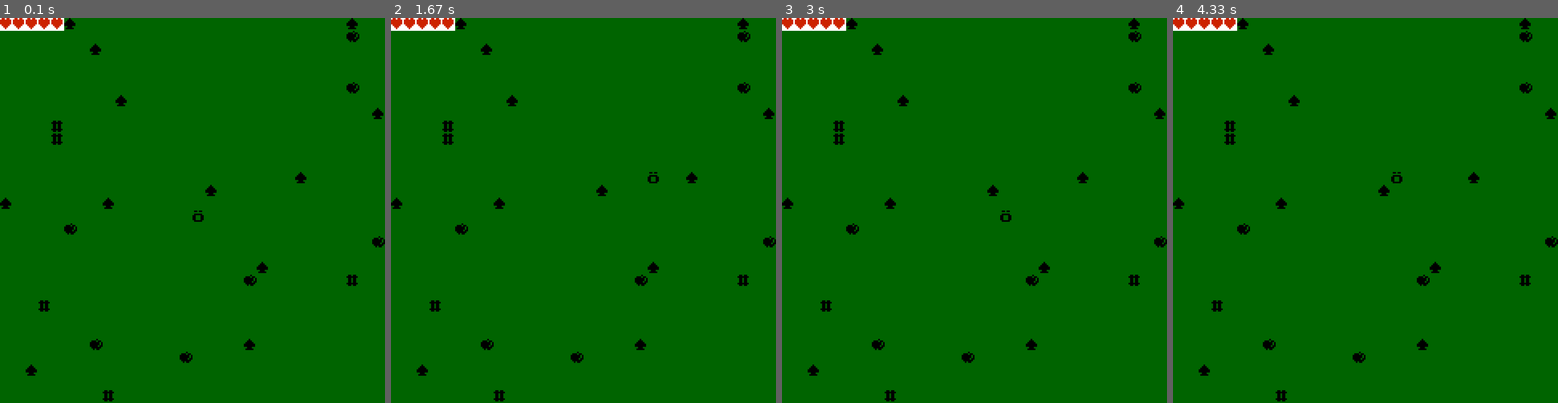
Above: before the commit, frames 1-4 (left to right).
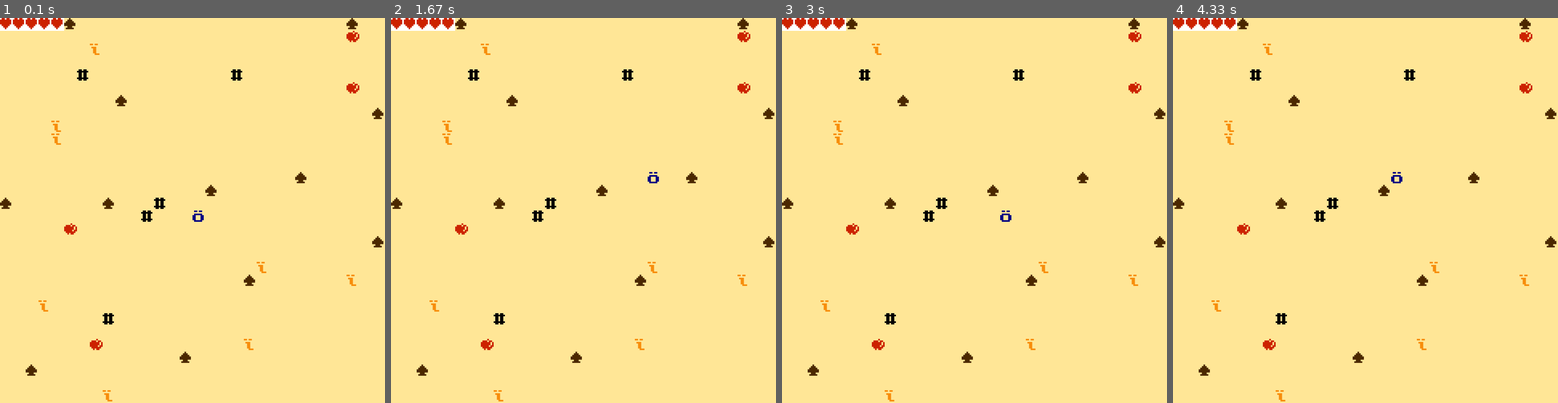
Above: after the commit, the same moments.

Repository: EuMiguelll/Projeto-Python-Individual-EuMiguel
Game: pygame game, started from codigo/jogo.py
The game is run twice, just before and just after one commit, with the same random seed, the same clock (stepped at 60 frames per second) and the same inputs.
Inputs:
- Up to frame 1 (0.1 s): no input
- Up to frame 2 (1.67 s): hold Right 0.33-0.8 s; hold Up 0.83-1.28 s; hold Right from 1.32 s (still down)
- Up to frame 3 (3 s): release Right at 1.8 s; hold Left 1.83-2.37 s; hold Down 2.4-2.92 s; hold Left from 2.95 s (still down)
- Up to frame 4 (4.33 s): release Left at 3.48 s; hold Up 3.52-4.05 s; hold Right from 4.08 s (still down)

The runs differ from the first frame. In frame 1, 99% of the frame differs, in the area x 0-100%, y 0-100%; in frame 2, 99%; in frame 3, 99%; in frame 4, 99%.

Commit message:
implementa colisao, imprime mensagem da colisao

Diff:
--- a/codigo/constantes.py
+++ b/codigo/constantes.py
@@ -10,8 +10,10 @@
 VERDE_ESCURO = [0, 100, 0]
 AZUL = [0, 0, 130]
 AMARELO = [255, 255, 0]
+AMARELO_PRAIA = [255, 230, 150]
 VERMELHO = [255, 0, 0]
 VERMELHO_ESCURO = [204, 34,0]
+LARANJA = [247, 141, 11]
 ROXO = [200, 0, 200]
 MARROM_ESCURO = [100, 50, 0]
 MARROM_MAIS_ESCURO = [75, 40, 0]
--- a/codigo/inicializacao.py
+++ b/codigo/inicializacao.py
@@ -99,8 +99,9 @@
     # Cria outros objetos do mapa
     posicoes_ocupadas = [pos_jogador]
     objetos = []
-    objetos += gera_objetos(8, CORACAO, VERMELHO, largura_mapa, altura_mapa, posicoes_ocupadas)
+    objetos += gera_objetos(5, CORACAO, VERMELHO, largura_mapa, altura_mapa, posicoes_ocupadas)
     objetos += gera_objetos(12, ESPINHO, VERDE_CLARO, largura_mapa, altura_mapa, posicoes_ocupadas)
+    objetos += gera_objetos(8, MONSTRO, MARROM_ESCURO, largura_mapa, altura_mapa, posicoes_ocupadas)
     objetos += gera_objetos(5, PAREDE, MARROM_ESCURO, largura_mapa, altura_mapa, posicoes_ocupadas)
 
     return {
--- a/codigo/tela_jogo.py
+++ b/codigo/tela_jogo.py
@@ -16,7 +16,7 @@
     #desenha a tela
     for y in range(altura_tela):
         for x in range(largura_tela):
-            motor.desenha_string(janela, x, y, " ", VERDE_ESCURO, VERDE_ESCURO)
+            motor.desenha_string(janela, x, y, " ", AMARELO_PRAIA, AMARELO_PRAIA)
 
     #Desenha vida com caveiras no espaco restante
     string_vida = (estado["vidas"]*VIDA)+(estado["max_vidas"]-estado["vidas"])*DANO
@@ -27,14 +27,16 @@
     #desenha os espinhos e o coracao e parede
     for objeto in estado["objetos"]:
         if objeto["tipo"] == ESPINHO:
-            motor.desenha_string(janela, objeto["posicao"][0], objeto["posicao"][1], ESPINHO, VERDE_ESCURO, PRETO)
+            motor.desenha_string(janela, objeto["posicao"][0], objeto["posicao"][1], ESPINHO, AMARELO_PRAIA, MARROM_MAIS_ESCURO)
         elif objeto["tipo"] == CORACAO:
-            motor.desenha_string(janela, objeto["posicao"][0], objeto["posicao"][1], CORACAO, VERDE_ESCURO, PRETO)
+            motor.desenha_string(janela, objeto["posicao"][0], objeto["posicao"][1], CORACAO, AMARELO_PRAIA, VERMELHO_ESCURO)
         elif objeto["tipo"] == PAREDE:
-            motor.desenha_string(janela, objeto["posicao"][0], objeto["posicao"][1], PAREDE,VERDE_ESCURO, PRETO)
+            motor.desenha_string(janela, objeto["posicao"][0], objeto["posicao"][1], PAREDE,AMARELO_PRAIA, PRETO)
+        elif objeto["tipo"] == MONSTRO:
+            motor.desenha_string(janela, objeto["posicao"][0], objeto["posicao"][1], MONSTRO, AMARELO_PRAIA, LARANJA)
 
     #desenha o personagem principal
-    motor.desenha_string(janela, estado["pos_jogador"][0], estado["pos_jogador"][1], JOGADOR, VERDE_ESCURO, PRETO)
+    motor.desenha_string(janela, estado["pos_jogador"][0], estado["pos_jogador"][1], JOGADOR, AMARELO_PRAIA, AZUL)
 
     #desenha as mensagens
     motor.desenha_string(janela,0, 29, estado['mensagem'], BRANCO, PRETO )
@@ -56,16 +58,21 @@
     #andar direita e esquerda
     if tecla == motor.SETA_DIREITA and estado["pos_jogador"][0] < 29 :
         estado["pos_jogador"][0]+=1
+        moveu = "direita"
     if tecla == motor.SETA_ESQUERDA and estado["pos_jogador"][0] > 0:
         estado["pos_jogador"][0]-=1
+        moveu = "esquerda"
     #andar cima e baixo
     if tecla == motor.SETA_CIMA and estado["pos_jogador"][1] > 0:
         estado["pos_jogador"][1]-=1
+        moveu = "cima"
     if tecla == motor.SETA_BAIXO and estado["pos_jogador"][1] < 29:
         estado["pos_jogador"][1]+=1
+        moveu = "baixo"
 
 
     #checa se o jogador está tocando em um espinho ou coracao ou parede
+
     for objeto in estado["objetos"]:
         if objeto["tipo"] == ESPINHO:
             if objeto["posicao"] == estado["pos_jogador"]:
@@ -81,7 +88,15 @@
                 estado["objetos"].remove(objeto)
         elif objeto["tipo"] == PAREDE:
             if objeto["posicao"] == estado["pos_jogador"]:
-                estado["mensagem"] = "VOCE NAO PODE PASSA POR AQUI"
+                estado["mensagem"] = "VOCE NAO PODE PASSAR POR AQUI"
+                if moveu == "direita":
+                    estado["pos_jogador"][0]-=1
+                elif moveu == "esquerda":
+                    estado["pos_jogador"][0]+=1
+                elif moveu == "cima":
+                    estado["pos_jogador"][1]+=1
+                elif moveu == "baixo":
+                    estado["pos_jogador"][1]-=1
 
 
 
Not shown, changed: docs/funcionalidades-implementadas.md
